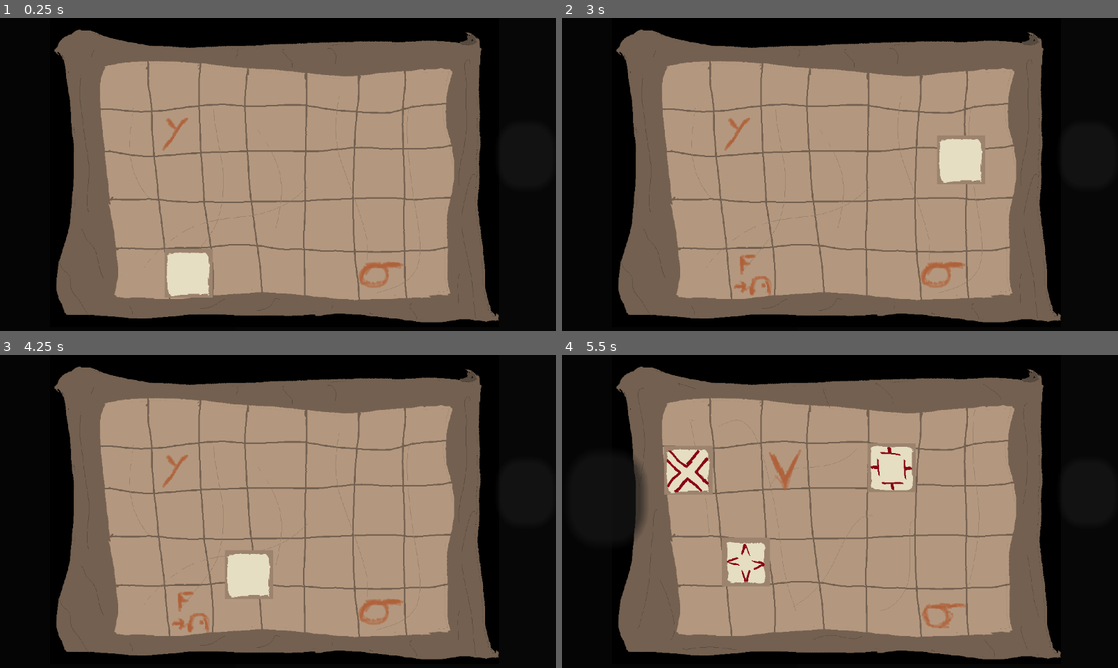
Above: before the commit, frames 1-4 (two rows, left to right).
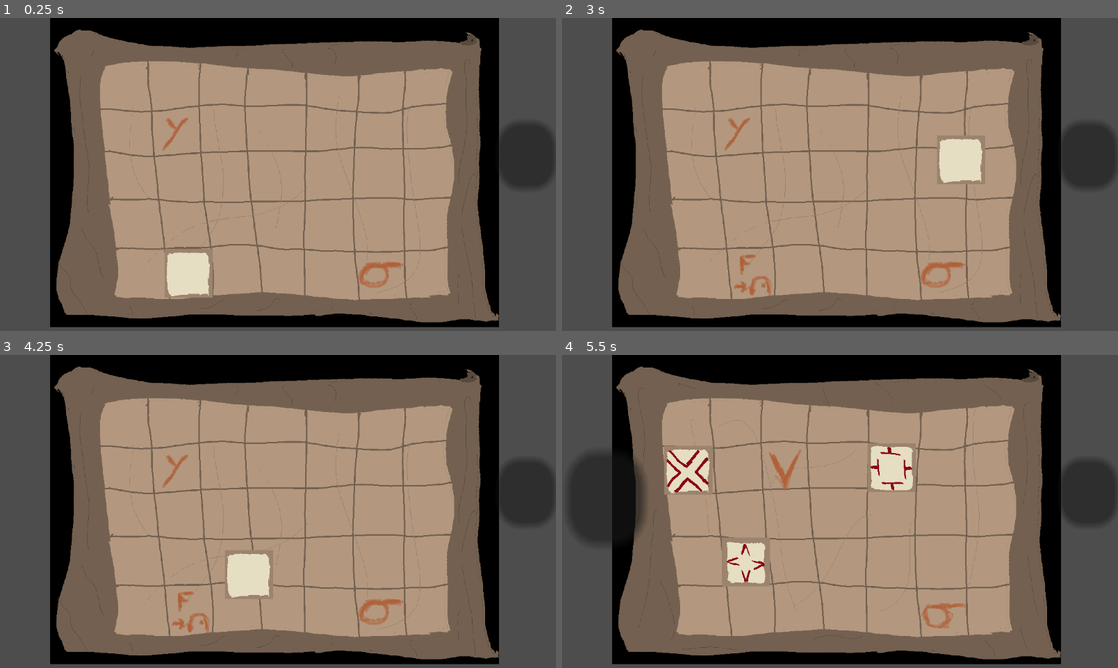
Above: after the commit, the same moments.

Repository: FlorianLesieur/UniJamTeam2Coop
Game: Godot game, scene res://Scenes/Esprit/GameSpirit.tscn
Same seed, same stepped clock (60 frames per second), same inputs: the game is played once before the commit and once after it. The project has no main scene, so this scene is started directly.
Inputs (mouse positions are in pixels of both pictures, inside the frame that each line leads up to):
- Up to frame 1 (0.25 s): no input
- Up to frame 2 (3 s): click (1090, 155) at 0.5 s; click (606, 161) at 1.25 s; click (751, 274) at 2 s; tap Enter at 2.75 s; move the mouse to (962, 158) at 2.77 s; hold Right (Right) from 2.78 s (still down); tap F (Interact) at 2.85 s; click (962, 158) at 2.92 s
- Up to frame 3 (4.25 s): release Right (Right) at 3.5 s; tap Space at 3.5 s; drag from (166, 527) to (250, 574) at 3.52 s
- Up to frame 4 (5.5 s): tap Enter at 4.25 s; move the mouse to (895, 442) at 4.27 s; hold Right (Right) 4.28-5 s; tap F (Interact) at 4.35 s; tap Space at 5 s; drag from (812, 574) to (673, 464) at 5.02 s

The runs differ from the first frame. In frame 1, 20% of the frame differs, in the area x 0-100%, y 0-100%; in frame 2, 20%; in frame 3, 20%; in frame 4, 20%.

Commit message:
Room 5 done

Diff:
--- a/Scenes/Esprit/GameSpirit.tscn
+++ b/Scenes/Esprit/GameSpirit.tscn
@@ -10,7 +10,14 @@
 [ext_resource type="Texture2D" uid="uid://ce5xacky5r3rb" path="res://Assets/Esprit/Pillars/Diamond_Pillar_Top.png" id="9_8ol5l"]
 [ext_resource type="Texture2D" uid="uid://dt3xd2vtp550n" path="res://Assets/Esprit/Pillars/T_Pillar_Top.png" id="9_w5e7p"]
 [ext_resource type="Texture2D" uid="uid://b4skgf5lmasfl" path="res://Assets/Esprit/Maps/Map_3.png" id="10_8ol5l"]
-[ext_resource type="Texture2D" uid="uid://da2oknrwtqijd" path="res://Assets/Esprit/Maps/Map_4.png" id="11_w5e7p"]
+[ext_resource type="Texture2D" uid="uid://cmitc4nd1e1lt" path="res://Assets/Esprit/Maps/Map_4.png" id="11_w5e7p"]
+[ext_resource type="PackedScene" uid="uid://21myfky7ifbo" path="res://Scenes/Esprit/Room5.tscn" id="12_km8cv"]
+[ext_resource type="Script" uid="uid://bk7qvwldl5a7v" path="res://Scripts/Esprit/Room5.gd" id="13_fgjyx"]
+[ext_resource type="Texture2D" uid="uid://brqonfviibufl" path="res://Assets/Esprit/Maps/map_5.png" id="14_043if"]
+[ext_resource type="Texture2D" uid="uid://bvn8uw3foa00m" path="res://Assets/Esprit/Pillars/Semi_Circle_Pillar.png" id="15_abhwm"]
+[ext_resource type="Texture2D" uid="uid://bpc1eg4n688h4" path="res://Assets/Esprit/Pillars/Rhombus_Pillar.png" id="16_8wgek"]
+[ext_resource type="Texture2D" uid="uid://b6yqi1fprkf7w" path="res://Assets/Esprit/Pillars/Triangle_Pillar.png" id="17_8wlue"]
+[ext_resource type="Texture2D" uid="uid://drrnyq2arfrxv" path="res://Assets/Esprit/Pillars/Square_Pillar.png" id="18_38xxe"]
 
 [sub_resource type="Gradient" id="Gradient_c0dwe"]
 offsets = PackedFloat32Array(0.006024096, 0.43975905, 0.48795182, 1)
@@ -26,7 +33,7 @@
 fill_from = Vector2(1, 1)
 fill_to = Vector2(1, 1)
 
-[node name="GameSpirit" type="Control" unique_id=1736079434 node_paths=PackedStringArray("rooms")]
+[node name="GameSpirit" type="Control" unique_id=1736079434 node_paths=PackedStringArray("rooms", "room5")]
 layout_mode = 3
 anchors_preset = 15
 anchor_right = 1.0
@@ -35,8 +42,10 @@
 grow_vertical = 2
 script = ExtResource("1_3utc4")
 rooms = [NodePath("Room1"), NodePath("Room2"), NodePath("Room3"), NodePath("Room4")]
+room5 = NodePath("Room5")
 
 [node name="Sprite2D" type="Sprite2D" parent="." unique_id=1940475652]
+visible = false
 position = Vector2(488, 269)
 scale = Vector2(6826.9907, 1018.93976)
 texture = SubResource("GradientTexture1D_jyycw")
@@ -161,6 +170,7 @@
 metadata/_custom_type_script = "uid://dq8d15t07mjj"
 
 [node name="Room4" parent="." unique_id=1936581324 node_paths=PackedStringArray("pieces") instance=ExtResource("2_3ahv2")]
+visible = false
 layout_mode = 1
 pieces = [NodePath("EasterEgg")]
 keys = Array[Vector2]([Vector2(511, 273)])
@@ -180,3 +190,81 @@
 flat = true
 script = ExtResource("5_3ahv2")
 metadata/_custom_type_script = "uid://dq8d15t07mjj"
+
+[node name="Room5" parent="." unique_id=1121321171 node_paths=PackedStringArray("pieces") instance=ExtResource("12_km8cv")]
+layout_mode = 1
+script = ExtResource("13_fgjyx")
+pieces = [NodePath("Semi_Circle"), NodePath("Rhombus"), NodePath("Square"), NodePath("Triangle")]
+keys = Array[Vector2]([Vector2(700, 209), Vector2(342, 200), Vector2(709, 386), Vector2(414, 455)])
+
+[node name="Map5" type="Sprite2D" parent="Room5" unique_id=396958075]
+position = Vector2(574, 297)
+scale = Vector2(0.9, 0.9)
+texture = ExtResource("14_043if")
+
+[node name="Semi_Circle" type="Button" parent="Room5" unique_id=2118729033]
+layout_mode = 0
+offset_left = 453.0
+offset_top = 239.0
+offset_right = 523.0
+offset_bottom = 309.0
+flat = true
+script = ExtResource("5_3ahv2")
+metadata/_custom_type_script = "uid://dq8d15t07mjj"
+
+[node name="TextureRect" type="TextureRect" parent="Room5/Semi_Circle" unique_id=939953329]
+layout_mode = 0
+offset_right = 40.0
+offset_bottom = 40.0
+scale = Vector2(0.09, 0.09)
+texture = ExtResource("15_abhwm")
+
+[node name="Rhombus" type="Button" parent="Room5" unique_id=1581599219]
+layout_mode = 0
+offset_left = 303.0
+offset_top = 293.0
+offset_right = 373.0
+offset_bottom = 363.0
+flat = true
+script = ExtResource("5_3ahv2")
+metadata/_custom_type_script = "uid://dq8d15t07mjj"
+
+[node name="TextureRect" type="TextureRect" parent="Room5/Rhombus" unique_id=1347513917]
+layout_mode = 0
+offset_right = 40.0
+offset_bottom = 40.0
+scale = Vector2(0.09, 0.09)
+texture = ExtResource("16_8wgek")
+
+[node name="Triangle" type="Button" parent="Room5" unique_id=716879087]
+layout_mode = 0
+offset_left = 610.0
+offset_top = 467.0
+offset_right = 680.0
+offset_bottom = 537.0
+script = ExtResource("5_3ahv2")
+metadata/_custom_type_script = "uid://dq8d15t07mjj"
+
+[node name="TextureRect" type="TextureRect" parent="Room5/Triangle" unique_id=232929214]
+layout_mode = 0
+offset_right = 40.0
+offset_bottom = 40.0
+scale = Vector2(0.09, 0.09)
+texture = ExtResource("17_8wlue")
+
+[node name="Square" type="Button" parent="Room5" unique_id=1429782155]
+layout_mode = 0
+offset_left = 379.0
+offset_top = 422.0
+offset_right = 449.0
+offset_bottom = 492.0
+flat = true
+script = ExtResource("5_3ahv2")
+metadata/_custom_type_script = "uid://dq8d15t07mjj"
+
+[node name="TextureRect" type="TextureRect" parent="Room5/Square" unique_id=87058244]
+layout_mode = 0
+offset_right = 40.0
+offset_bottom = 40.0
+scale = Vector2(0.09, 0.09)
+texture = ExtResource("18_38xxe")
--- /dev/null
+++ b/Scenes/Esprit/Room5.tscn
@@ -0,0 +1,33 @@
+[gd_scene format=3 uid="uid://21myfky7ifbo"]
+
+[ext_resource type="Script" uid="uid://c7mx22u13m6qu" path="res://Scripts/Esprit/RoomSpirit.gd" id="1_efe7i"]
+
+[node name="Room5" type="Control" unique_id=1121321171]
+layout_mode = 3
+anchors_preset = 15
+anchor_right = 1.0
+anchor_bottom = 1.0
+grow_horizontal = 2
+grow_vertical = 2
+script = ExtResource("1_efe7i")
+
+[node name="Button3" type="Button" parent="." unique_id=1500516357]
+z_index = 2
+layout_mode = 0
+offset_left = 10.999999
+offset_top = 201.00002
+offset_right = 19.0
+offset_bottom = 209.00002
+scale = Vector2(20, 24)
+
+[node name="Button" type="Button" parent="." unique_id=990694448]
+z_index = 2
+layout_mode = 0
+offset_left = 491.00018
+offset_top = -2.9999847
+offset_right = 499.00018
+offset_bottom = 5.0000153
+scale = Vector2(15, 17.25)
+
+[connection signal="pressed" from="Button3" to="." method="_on_button_3_pressed"]
+[connection signal="pressed" from="Button" to="." method="_on_button_pressed"]
--- a/Scripts/Esprit/GameSpirit.gd
+++ b/Scripts/Esprit/GameSpirit.gd
@@ -1,6 +1,8 @@
 extends Control
 
 @export var rooms : Array[RoomSpirit] = []
+@export var room5 : Room5 = null
+
 
 var indice=0
 
@@ -10,22 +12,46 @@
 		rooms[i].visible=false
 		rooms[i].next.connect(move_to_next)
 		rooms[i].prev.connect(move_to_prev)
+	room5.visible=false
+	room5.next.connect(next_room5)
+	room5.prev.connect(prev_room5)
 	rooms[0].visible=true
 	rooms[0].hide_prev_button()
 
 # Called every frame. 'delta' is the elapsed time since the previous frame.
 @warning_ignore("unused_parameter")
 func _process(delta: float) -> void:
-	if (rooms[indice].all_placed()&&indice<len(rooms)-1):
+	#if (rooms[indice].all_placed()&&indice<len(rooms)-1):
 		pass
 func move_to_prev():
-	rooms[indice].visible=false
-	indice-=1
-	rooms[indice].visible=true
-	if (indice==0):
-		rooms[indice].hide_prev_button()
+	if (indice==4):
+		rooms[indice].visible=false
+		indice-=1
+		room5.visible=true
+	else:
+		rooms[indice].visible=false
+		indice-=1
+		rooms[indice].visible=true
+		if (indice==0):
+			rooms[indice].hide_prev_button()
 
 func move_to_next():
-	rooms[indice].visible=false
+	if (indice==3):
+		rooms[indice].visible=false
+		room5.visible=true
+	elif (indice==4):
+		rooms[indice].visible=false
+		#end.visible=true
+	else:
+		rooms[indice].visible=false
+		indice+=1
+		rooms[indice].visible=true
+
+func prev_room5():
+	room5.visible=false
+	rooms[indice].visible=true
+
+func next_room5():
+	room5.visible=false
 	indice+=1
 	rooms[indice].visible=true
--- /dev/null
+++ b/Scripts/Esprit/Room5.gd
@@ -0,0 +1,36 @@
+extends Control
+
+class_name Room5
+
+@export var pieces : Array[Piece] = []
+@export var keys: Array[Vector2] = []
+var placed : Array[bool]= []
+
+signal prev()
+signal next()
+
+# Called when the node enters the scene tree for the first time.
+func _ready() -> void:
+	for i in range(len(keys)):
+		pieces[i].pos_key=keys[i]
+		placed.append(false)
+
+# Called every frame. 'delta' is the elapsed time since the previous frame.
+func _process(delta: float) -> void:
+	for i in range(len(keys)):
+		if pieces[i].is_placed():
+			placed[i]=true
+		else:
+			placed[i]=false
+
+func all_placed() -> bool:
+	var res=true
+	for i in range(len(placed)):
+		res=res&&placed[i]
+	return res
+
+func _on_button_pressed() -> void:
+	next.emit()
+
+func _on_button_3_pressed() -> void:
+	prev.emit()
Not shown, changed: Assets/Esprit/Maps/Map_4.png.import
Not shown, added: Assets/Esprit/Maps/map_5.png.import
Not shown, added: Assets/Physique/Room/RoomC.png.import
Not shown, added: Scripts/Esprit/Room5.gd.uid
